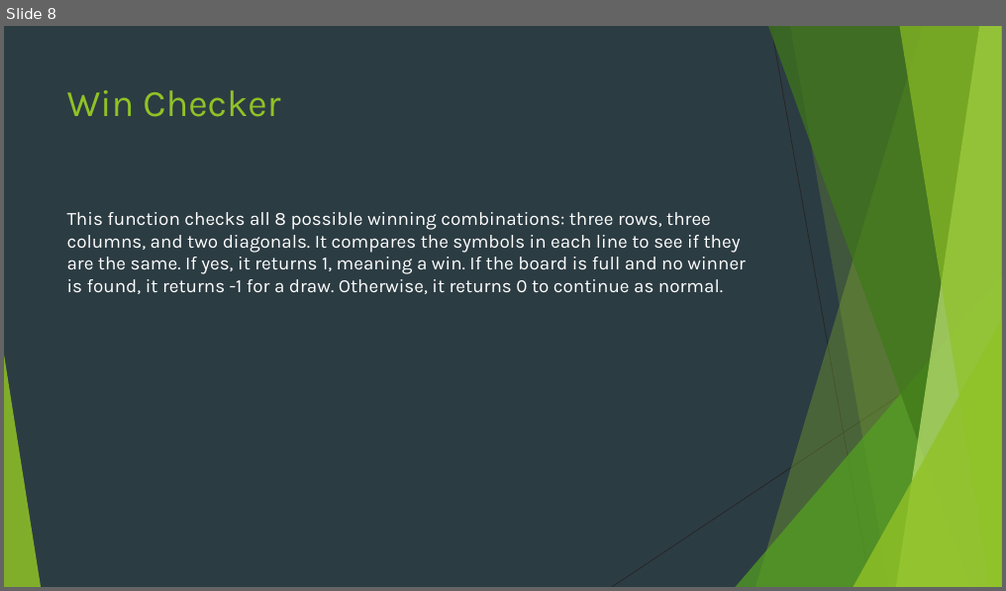
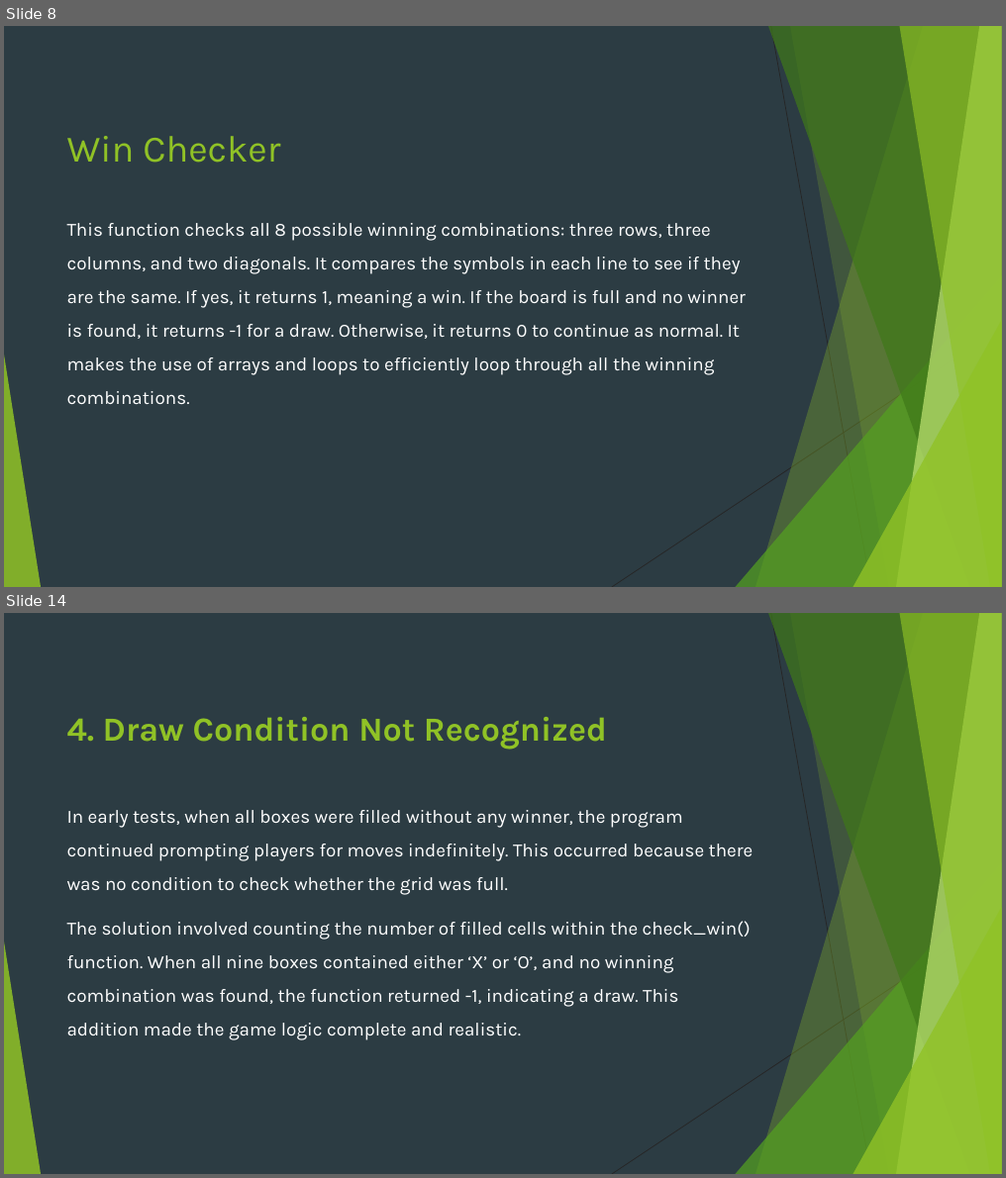
Before and after one commit to taha-ahmed-mallick/PF-fall25, a slide deck: CCP/presentation/presentation.pptx. Shown one above the other, each under a label of ours: slide 8 before the commit, slides 8 and 14 after it; the slides between them are not shown. The pictures are 1006x591 and 1006x1178 pixels, drawn with LibreOffice and Linux fonts; fonts in the diff are those of the drawing. Boxes give left, top, right and bottom in pixels: in the first picture for what was removed or moved away, otherwise in the second. Text is boxed around its words. In the diff, an @@ line names an element or a change of style, - is before the commit and + after.

```diff
--- a/CCP/presentation/presentation.pptx
+++ b/CCP/presentation/presentation.pptx
@@ slide 14 added at [4, 613, 1002, 1174], background #2C3C43; not listed: 10 template elements that a slide beside it also shows @@
@@ title added at [67, 717, 607, 749], 32.4 pt, text #90C226, bold @@
+4. Draw Condition Not Recognized
@@ text added at [67, 810, 753, 1041], 18 pt, text #FFFFFF @@
+In early tests, when all boxes were filled without any winner, the program continued prompting players for moves indefinitely. This occurred because there was no condition to check whether the grid was full.
+The solution involved counting the number of filled cells within the check_win() function. When all nine boxes contained either ‘X’ or ‘O’, and no winning combination was found, the function returned -1, indicating a draw. This addition made the game logic complete and realistic.
@@ slide 8 changed as well @@
@@ title "Win Checker": place and size @@
-title "Win Checker" at [67, 90, 280, 117]
+title "Win Checker" at [67, 136, 280, 163]
@@ text at [67, 223, 746, 405]: text changed @@
-This function checks all 8 possible winning combinations: three rows, three columns, and two diagonals. It compares the symbols in each line to see if they are the same. If yes, it returns 1, meaning a win. If the board is full and no winner is found, it returns -1 for a draw. Otherwise, it returns 0 to continue as normal.
+This function checks all 8 possible winning combinations: three rows, three columns, and two diagonals. It compares the symbols in each line to see if they are the same. If yes, it returns 1, meaning a win. If the board is full and no winner is found, it returns -1 for a draw. Otherwise, it returns 0 to continue as normal. It makes the use of arrays and loops to efficiently loop through all the winning combinations.
```
Also in this commit, not shown: 7 other slides changed, 8 other slides added, 2 other files.
